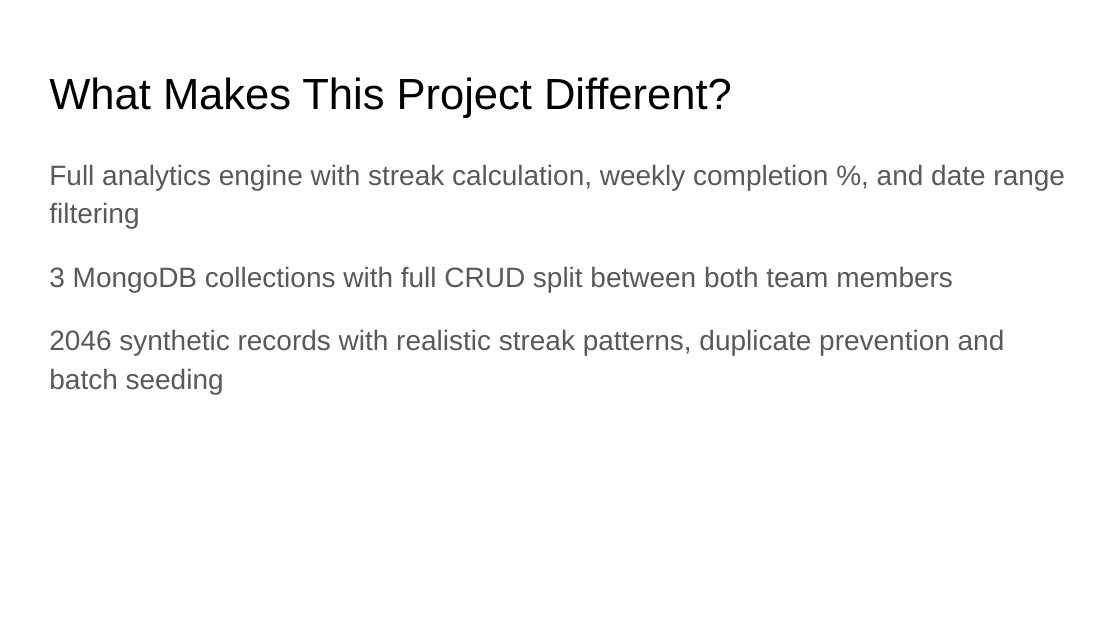
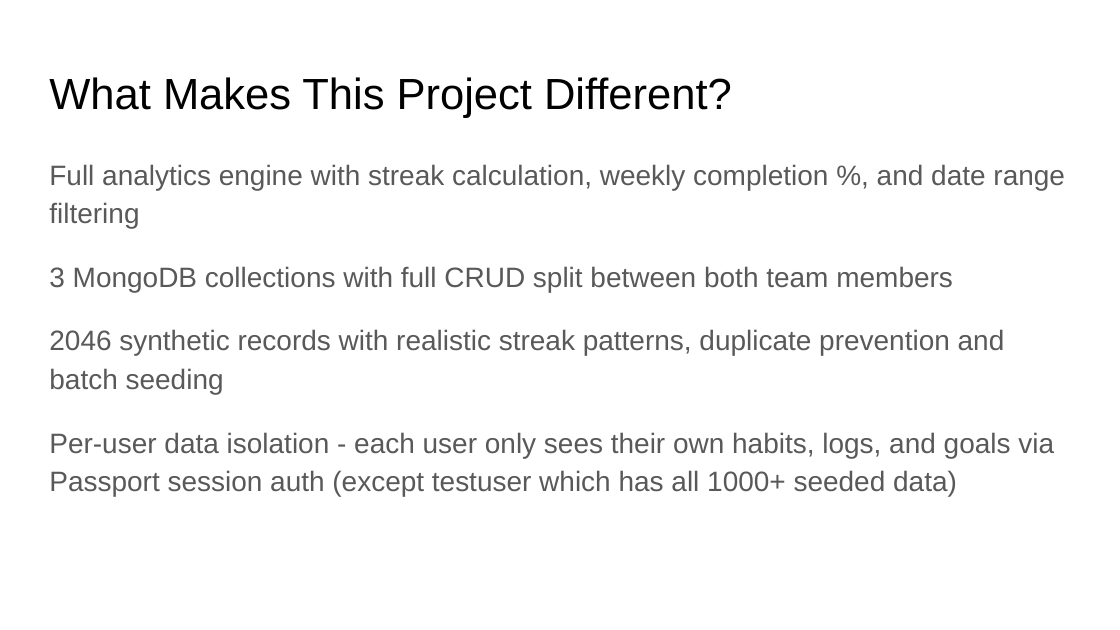
Before and after one commit to aniketnandi/Habit-Forge, a slide deck: slide 10 of HabitForge_Presentation.pptx (slide 9 before the commit). Drawn at 1120x630 pixels with LibreOffice and Linux fonts; fonts in the diff are those of the drawing. Boxes give left, top, right and bottom in pixels: in the first picture for what was removed or moved away, otherwise in the second. Text is boxed around its words. In the diff, an @@ line names an element or a change of style, - is before the commit and + after.

Commit message:
add passport authentication, login/register, update docs and presentation

```diff
--- a/HabitForge_Presentation.pptx
+++ b/HabitForge_Presentation.pptx
@@ text at [49, 432, 1054, 496]: paragraph added @@
+Per-user data isolation - each user only sees their own habits, logs, and goals via Passport session auth (except testuser which has all 1000+ seeded data)
```
Also in this commit, not shown: 6 other slides changed, 1 slide added, 23 other files.
